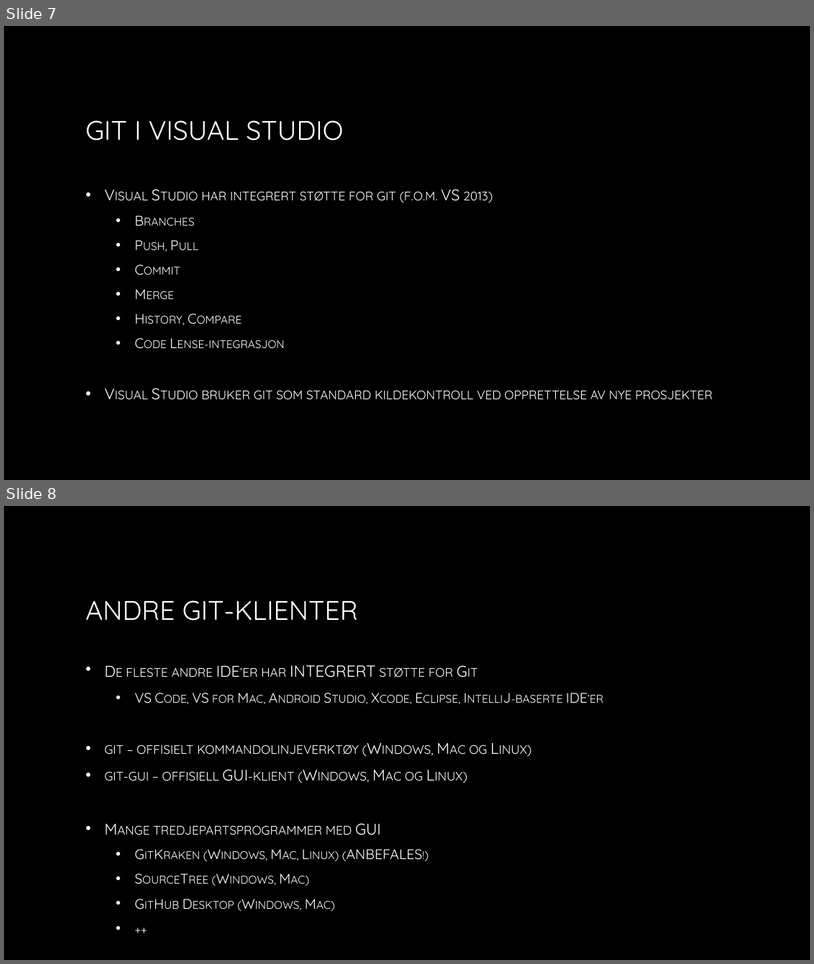
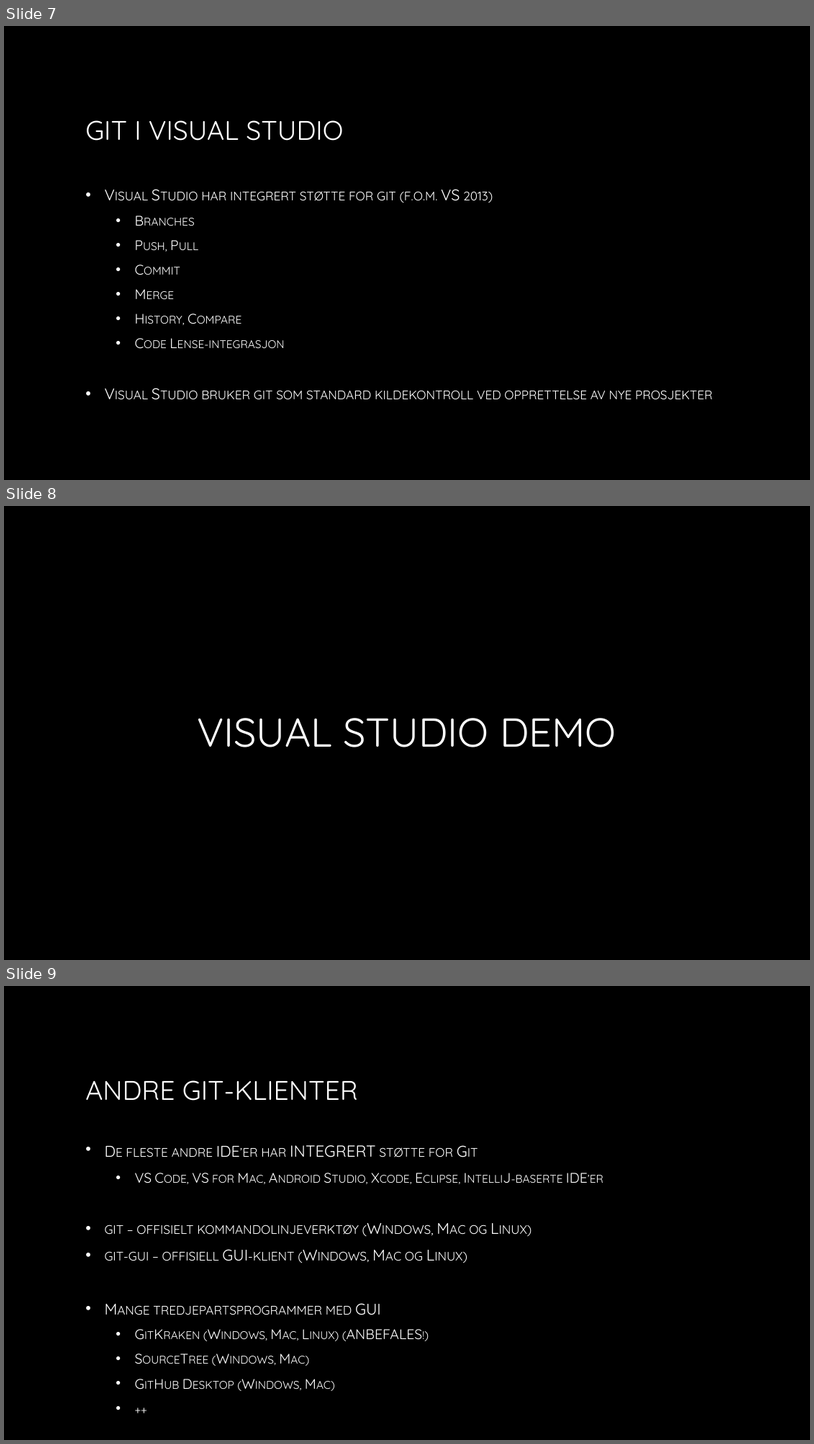
Before and after one commit to hagronnestad/gitvstfs, a slide deck: git.pptx. Shown one above the other, each under a label of ours: slides 7 and 8 before the commit, slides 7, 8 and 9 after it. The pictures are 814x964 and 814x1444 pixels, drawn with LibreOffice and Linux fonts; fonts in the diff are those of the drawing; background and template pictures are left out. Boxes give left, top, right and bottom in pixels: in the first picture for what was removed or moved away, otherwise in the second. Text is boxed around its words. In the diff, an @@ line names an element or a change of style, - is before the commit and + after.

Commit message:
Added demo slide

```diff
--- a/git.pptx
+++ b/git.pptx
@@ slide 8 added at (x1=4, y1=506, x2=810, y2=960), background picture (left out) @@
@@ title added at (x1=197, y1=718, x2=616, y2=747), 48 pt, text gradient #FFFFFF to #A6A6A6 @@
+VISUAL STUDIO DEMO
@@ what was slide 8 is now slide 9 @@
```
Also in this commit, not shown: 1 slide changed.
